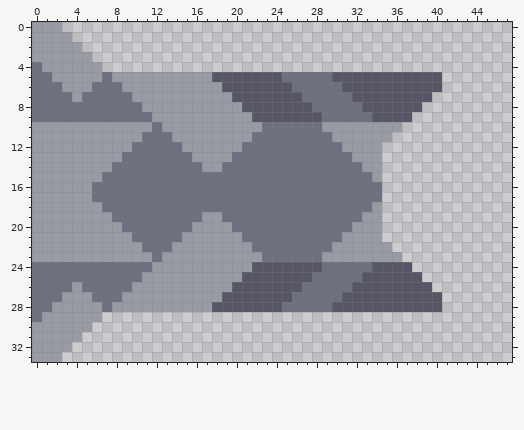
One commit to this pixel-art sprite: sprites/units/opilio-leg.png. Above: the version before the commit.
The file is 48x34 pixels.
The result:
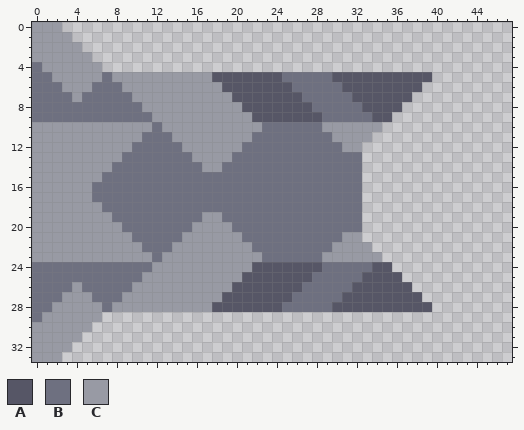
Palette (. is transparent): A #565666  B #6e7080  C #989aa4
Edits made:
{"y":5,"x":40,"old":"A","new":"."}
{"y":6,"x":39,"old":"AA","new":".."}
{"y":7,"x":38,"old":"AA","new":".."}
{"y":8,"x":37,"old":"AA","new":".."}
{"y":9,"x":36,"old":"AA","new":".."}
{"y":10,"x":35,"old":"CC","new":".."}
{"y":11,"x":34,"old":"CC","new":".."}
{"y":12,"x":33,"old":"CC","new":".."}
{"y":13,"x":32,"old":"CCC","new":"B.."}
{"y":14,"x":33,"old":"CC","new":".."}
{"y":15,"x":33,"old":"BC","new":".."}
{"y":16,"x":33,"old":"BB","new":".."}
{"y":17,"x":33,"old":"BB","new":".."}
{"y":18,"x":33,"old":"BC","new":".."}
{"y":19,"x":33,"old":"CC","new":".."}
{"y":20,"x":32,"old":"CCC","new":"B.."}
{"y":21,"x":33,"old":"CC","new":".."}
{"y":22,"x":34,"old":"CC","new":".."}
{"y":23,"x":35,"old":"CC","new":".."}
{"y":24,"x":36,"old":"AA","new":".."}
{"y":25,"x":37,"old":"AA","new":".."}
{"y":26,"x":38,"old":"AA","new":".."}
{"y":27,"x":39,"old":"AA","new":".."}
{"y":28,"x":40,"old":"A","new":"."}
{"label":"changed","picture_box":[352,72,442,312]}
